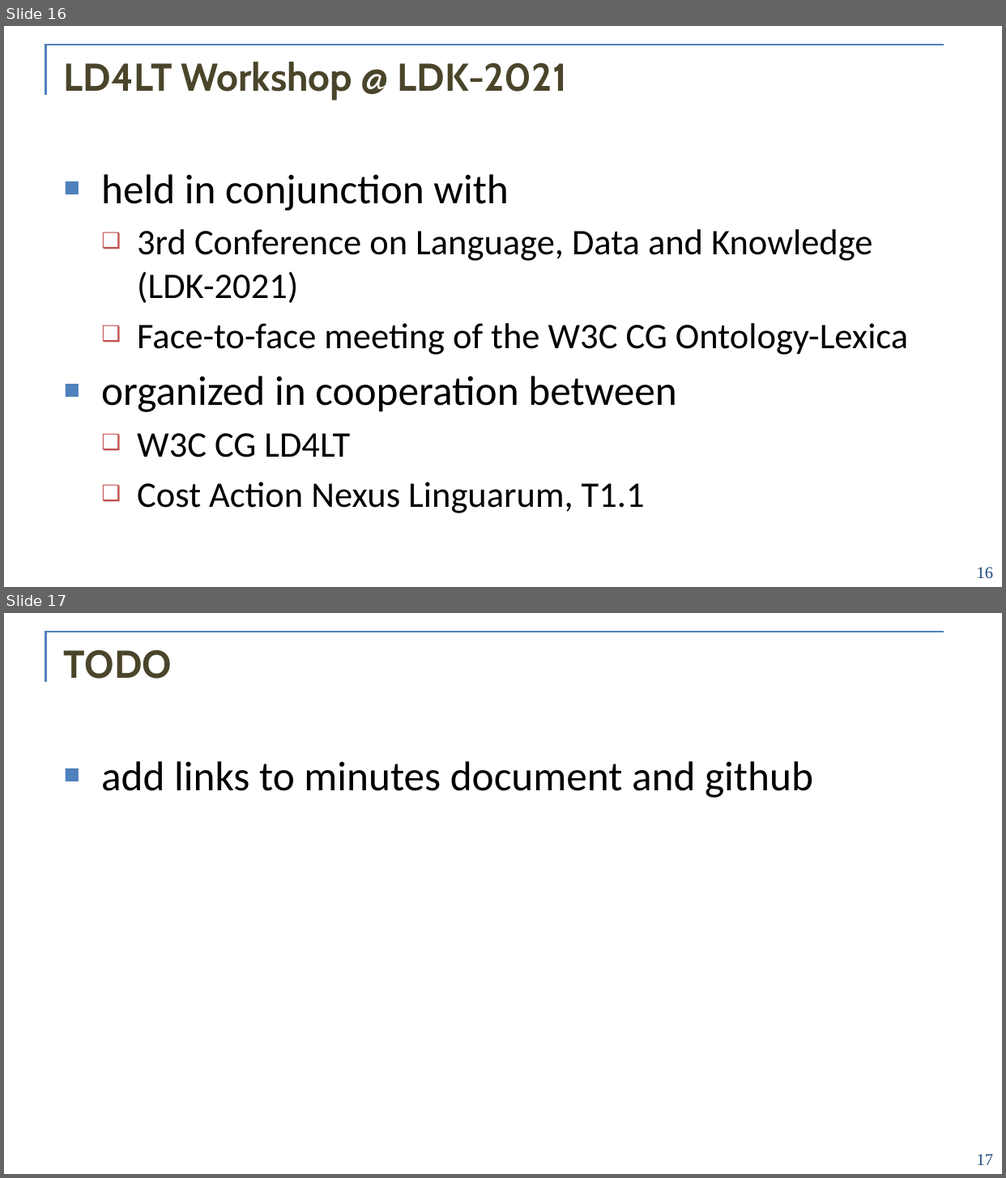
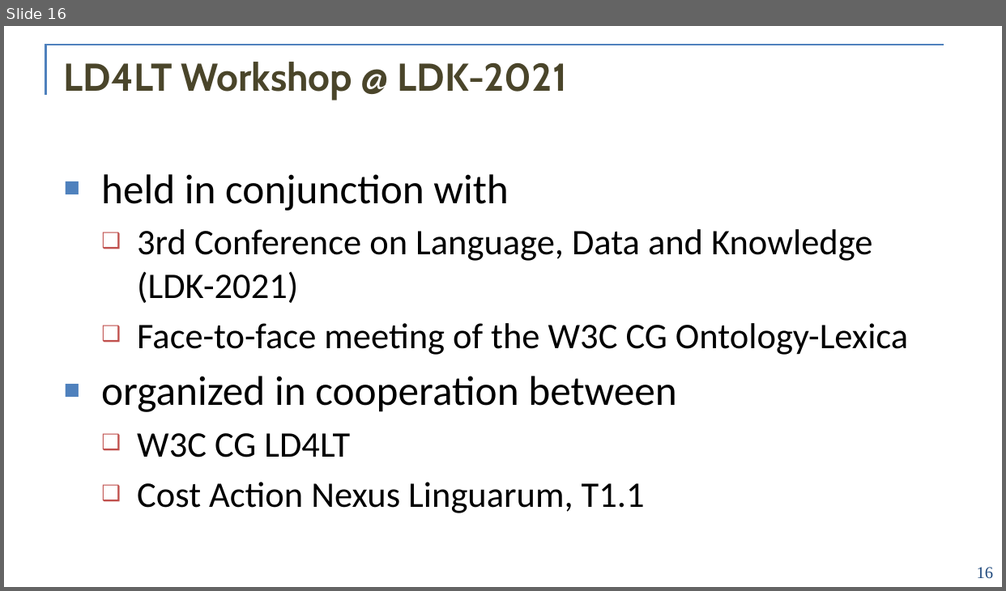
Before and after one commit to ld4lt/linguistic-annotation, a slide deck: doc/meetings/ldk-2021/0-welcome.pptx. Shown one above the other, each under a label of ours: slides 16 and 17 before the commit, slide 16 after it. The pictures are 1006x1178 and 1006x591 pixels, drawn with LibreOffice and Linux fonts; fonts in the diff are those of the drawing; background and template pictures are left out. Boxes give left, top, right and bottom in pixels: in the first picture for what was removed or moved away, otherwise in the second. Text is boxed around its words. In the diff, an @@ line names an element or a change of style, - is before the commit and + after.

Commit message:
links to materials

```diff
--- a/doc/meetings/ldk-2021/0-welcome.pptx
+++ b/doc/meetings/ldk-2021/0-welcome.pptx
@@ slide 17 removed at (4, 613, 1002, 1174), background #FFFFFF; not listed: 2 template elements that a slide beside it also shows @@
@@ title removed at (64, 650, 172, 679) @@
-TODO
@@ text removed at (101, 761, 813, 798) @@
-■ add links to minutes document and github
@@ page number removed at (977, 1154, 993, 1165) @@
-17
```
Also in this commit, not shown: 1 slide added.
